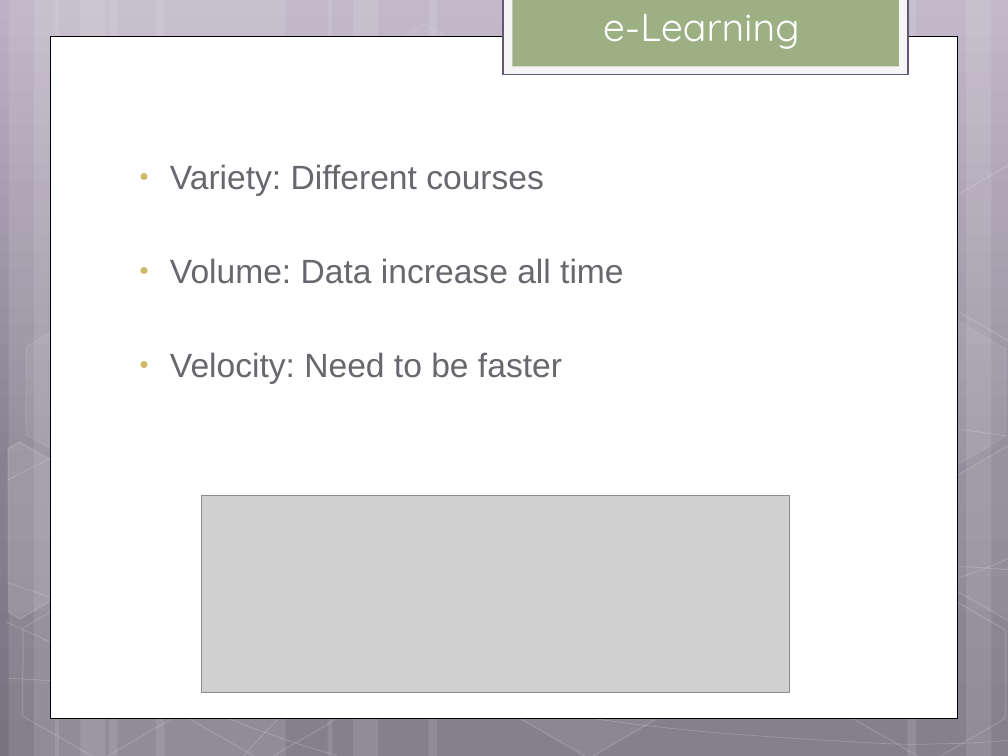
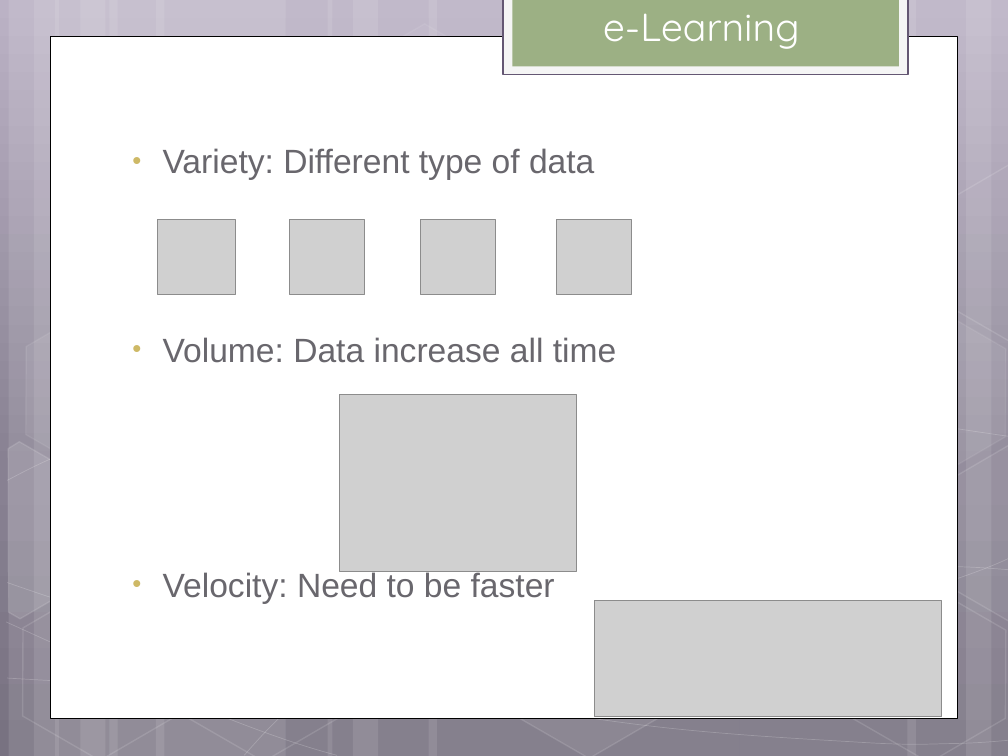
Before and after one commit to helpcat/bigdataworkshop2, a slide deck: slide 5 of slides/MonetDB workshop.pptx (slide 4 before the commit). Drawn at 1008x756 pixels with LibreOffice and Linux fonts; fonts in the diff are those of the drawing; grey boxes stand for pictures. Boxes give left, top, right and bottom in pixels: in the first picture for what was removed or moved away, otherwise in the second. Text is boxed around its words. In the diff, an @@ line names an element or a change of style, - is before the commit and + after.

```diff
--- a/slides/MonetDB workshop.pptx
+++ b/slides/MonetDB workshop.pptx
@@ text "Variety: Different type of data": place and size @@
-text "Variety: Different type of data" at <box>170,164,623,384</box>
+text "Variety: Different type of data" at <box>163,148,616,604</box>
@@ text at <box>163,148,594,180</box>: text changed @@
-• Variety: Different courses
+• Variety: Different type of data
@@ picture added at <box>158,220,236,294</box> @@
@@ picture added at <box>290,220,365,294</box> @@
@@ picture added at <box>421,220,496,294</box> @@
@@ picture added at <box>556,220,631,294</box> @@
@@ picture added at <box>340,395,578,572</box> @@
@@ picture: place and size @@
-picture at <box>202,496,789,692</box>
+picture at <box>594,601,941,717</box>
```
Also in this commit, not shown: 22 other slides changed, 7 slides added, 1 slide removed.
